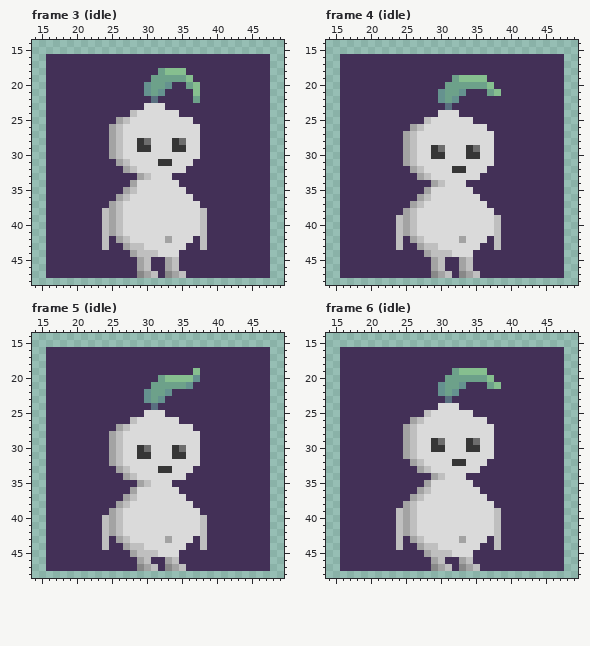
File history of a pixel-art file, Aseprite/PlayerCharacterAnimations.aseprite. That is the earlier state.
64x64 pixels, 25 frames. Shown: frame 3 (idle): x 14..49, y 14..48; frame 4 (idle): x 14..49, y 14..48; frame 5 (idle): x 14..49, y 14..48; frame 6 (idle): x 14..49, y 14..48. The commit also changed other frames, which this record leaves out.
After:
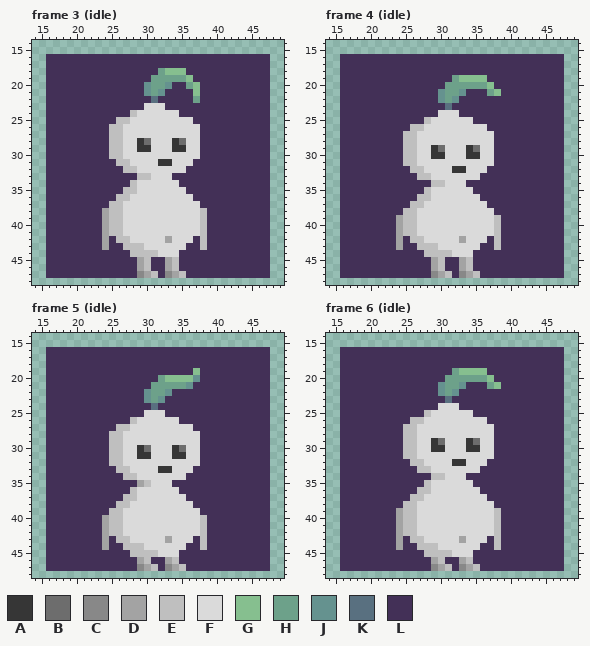
Palette (. is transparent): A #363636  B #6d6d6d  C #888888  D #a3a3a3  E #bfbfbf  F #dadada  G #86bf8f  H #6da18a  J #65928f  K #597080  L #433057
Log entry: Player_falling.anim added
The edit:
Changed rows in their new state; - is an unchanged pixel.
Frame 3 (idle), layer "Sprite/Body":
first column x 24:
25 --E---
26 -E----
27 -E----
28 -E----
29 -E----
30 -E----
31 --E---
32 ---E--
33 -----E
34 ----E-
35 ---E--
36 --E---
37 -E----
38 DE----
39 DE----
40 DE----
41 DE----
42 D-E---
43 D--E--
44 ----E-
Frame 4 (idle), layer "Sprite/Body":
first column x 24:
26 --E---
27 -E----
28 -E----
29 -E----
30 -E----
31 -E----
32 --E---
33 ---E--
34 -----E
35 ----E-
36 ---E--
37 --E---
38 -E----
39 DE----
40 DE----
41 DE----
42 D-E---
43 D--E--
44 ----E-
Frame 5 (idle), layer "Sprite/Body":
first column x 24:
27 --E--
28 -E---
29 -E---
30 -E---
31 -E---
32 -E---
33 --E--
34 ---E-
36 ----E
37 ---E-
38 --E--
39 -E---
40 DE---
41 DE---
42 DE---
43 D-E--
44 D--E-
45 ----E
Frame 6 (idle), layer "Sprite/Body":
first column x 24:
26 --E---
27 -E----
28 -E----
29 -E----
30 -E----
31 -E----
32 --E---
33 ---E--
34 -----E
35 ----E-
36 ---E--
37 --E---
38 -E----
39 DE----
40 DE----
41 DE----
42 DE----
43 D-E---
44 D--E--
45 ----E-
